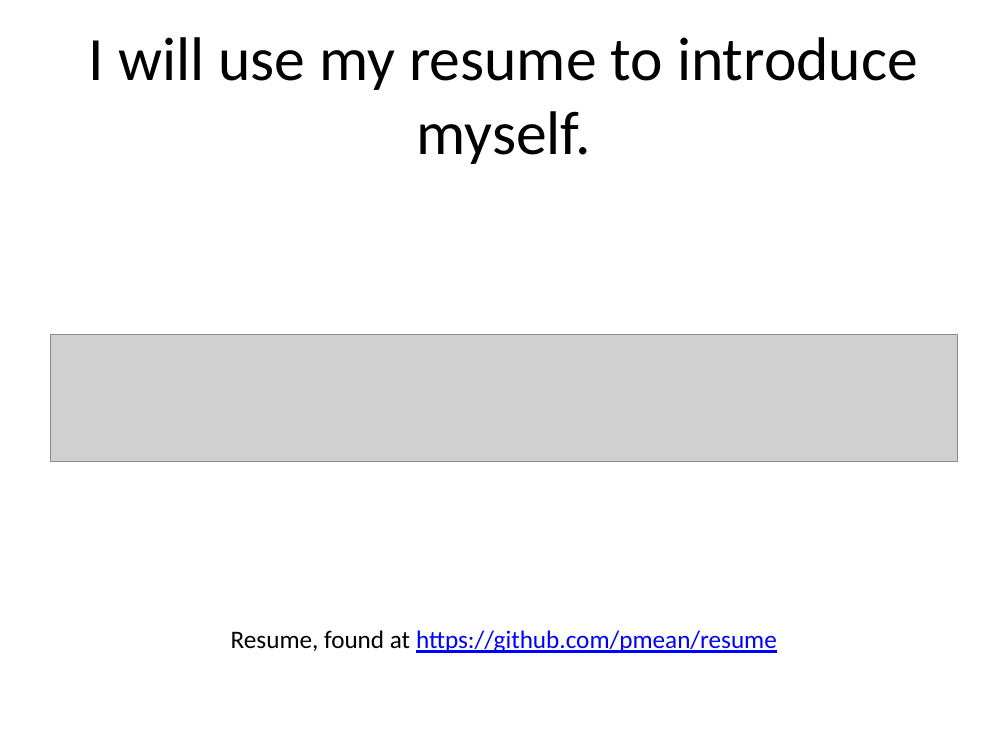
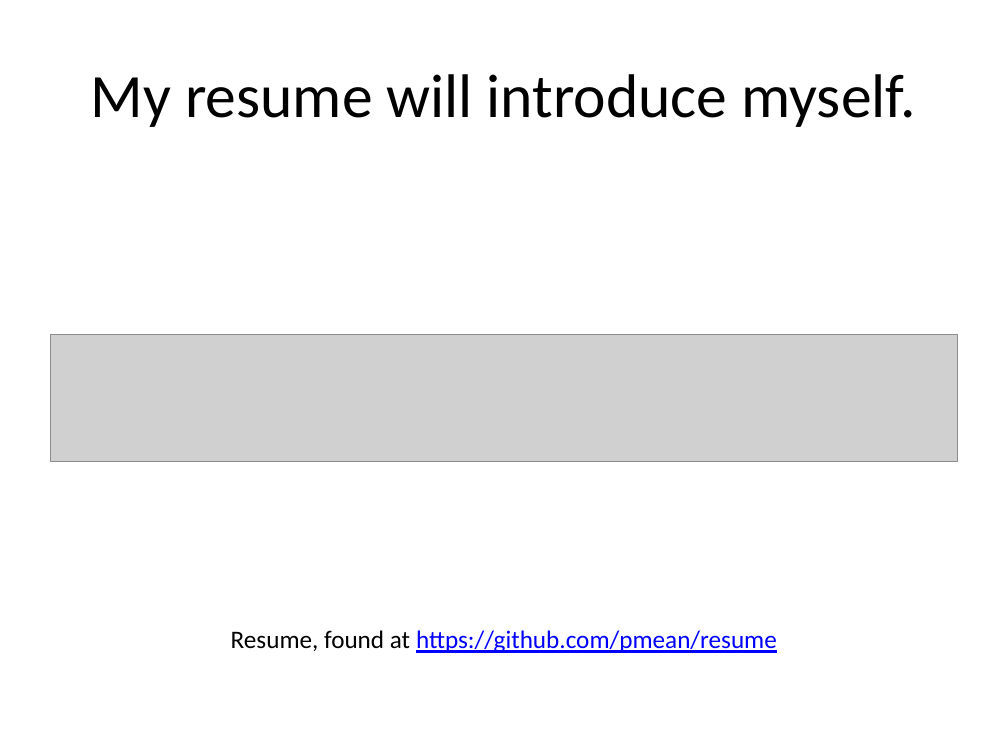
Before and after one commit to pmean/papers-and-presentations, a slide deck: slide 2 of consulting-careers/introduction.pptx. Drawn at 1008x756 pixels with LibreOffice and Linux fonts; fonts in the diff are those of the drawing; grey boxes stand for pictures. Boxes give left, top, right and bottom in pixels: in the first picture for what was removed or moved away, otherwise in the second. Text is boxed around its words. In the diff, an @@ line names an element or a change of style, - is before the commit and + after.

```diff
--- a/consulting-careers/introduction.pptx
+++ b/consulting-careers/introduction.pptx
@@ title at box(91, 74, 915, 127): text changed @@
-I will use my resume to introduce myself.
+My resume will introduce myself.
```
Also in this commit, not shown: 3 other slides changed, 1 other file.
